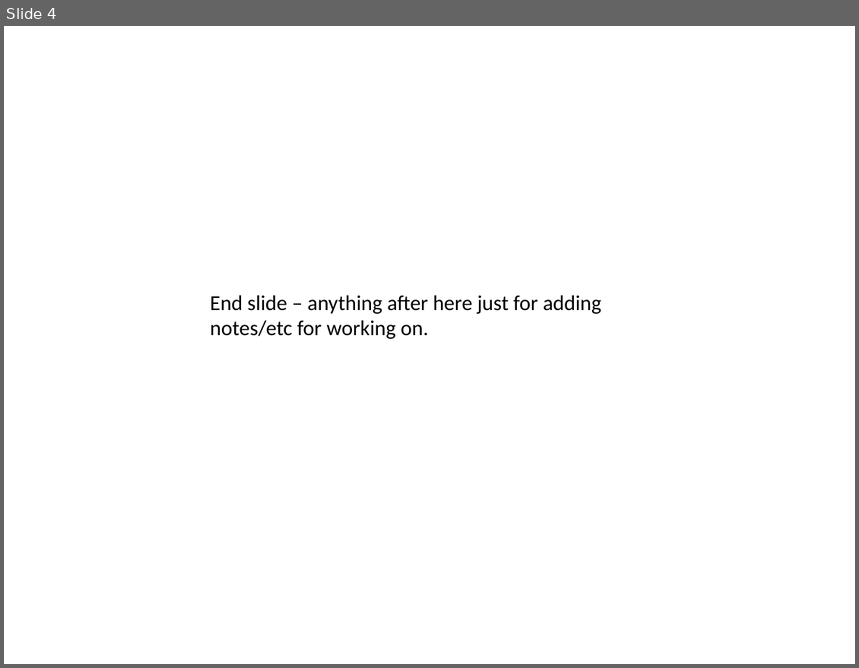
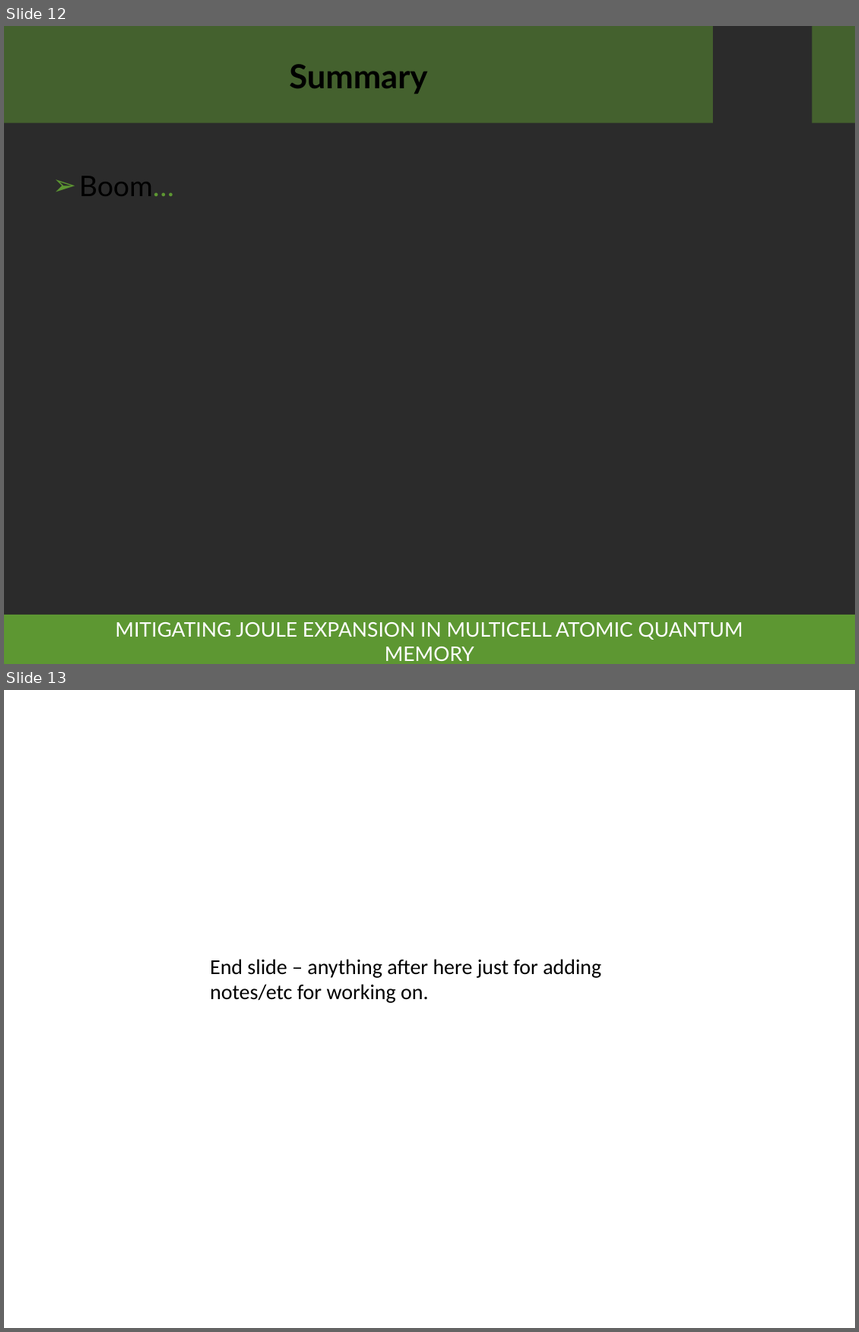
Before and after one commit to lrussell676/PH551_Group_Files, a slide deck: Main_Talk.pptx. Shown one above the other, each under a label of ours: slide 4 before the commit, slides 12 and 13 after it. The pictures are 859x668 and 859x1332 pixels, drawn with LibreOffice and Linux fonts; fonts in the diff are those of the drawing; background and template pictures are left out; a plain dark background stands for a picture behind light text. Boxes give left, top, right and bottom in pixels: in the first picture for what was removed or moved away, otherwise in the second. Text is boxed around its words. In the diff, an @@ line names an element or a change of style, - is before the commit and + after.

```diff
--- a/Main_Talk.pptx
+++ b/Main_Talk.pptx
@@ slide 12 added at box(4, 26, 855, 664), background picture (left out) @@
@@ rectangle added at box(4, 26, 713, 123), fill #5D9732 at 50% opacity @@
@@ rectangle added at box(812, 26, 855, 123), fill #5D9732 at 50% opacity @@
@@ title added at box(289, 64, 427, 94), 28 pt, text #000000, bold @@
+Summary
@@ text added at box(79, 176, 174, 196), 24 pt, text #000000 @@
+➢ Boom…
@@ rectangle added at box(4, 615, 855, 664), fill #5D9732 @@
@@ subtitle added at box(115, 623, 743, 661), 17 pt, text #FFFFFF @@
+MITIGATING JOULE EXPANSION IN MULTICELL ATOMIC QUANTUM MEMORY
@@ what was slide 4 is now slide 13 @@
```
Also in this commit, not shown: 3 slides changed, 10 other slides added, 1 slide removed.
